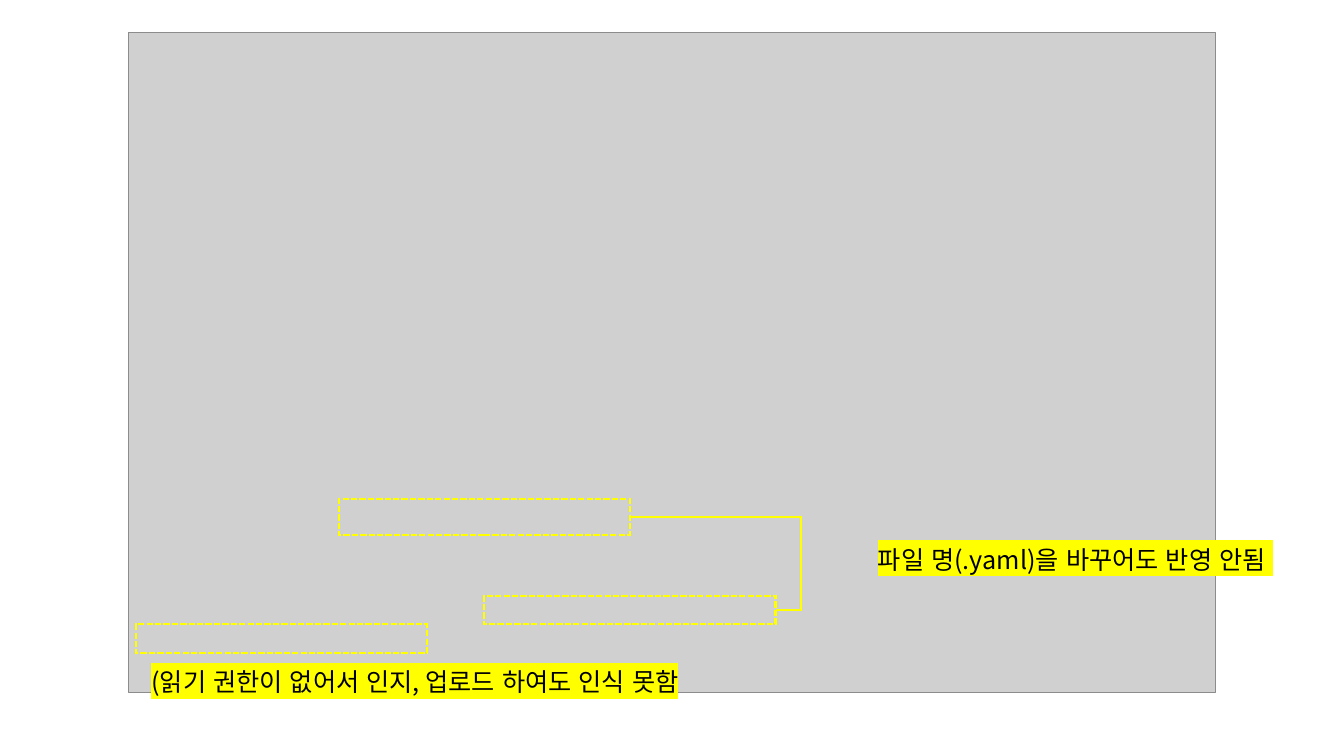
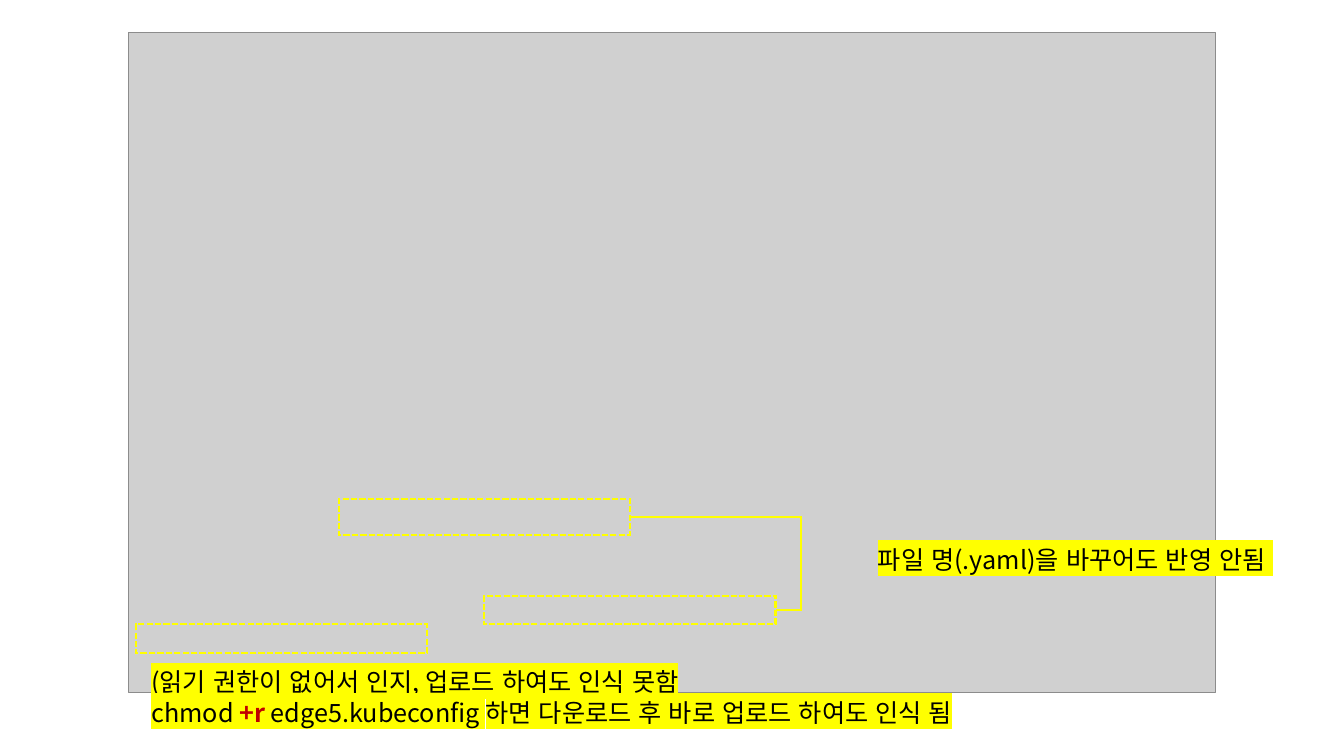
Before and after one commit to bigdata-car/kadap-manual, a slide deck: slide 1 of assets/06-dataspace/image.pptx. Drawn at 1344x756 pixels with LibreOffice and Linux fonts; fonts in the diff are those of the drawing; grey boxes stand for pictures. Boxes give left, top, right and bottom in pixels: in the first picture for what was removed or moved away, otherwise in the second. Text is boxed around its words. In the diff, an @@ line names an element or a change of style, - is before the commit and + after.

```diff
--- a/assets/06-dataspace/image.pptx
+++ b/assets/06-dataspace/image.pptx
@@ text at box(151, 701, 952, 728): paragraph added @@
+chmod +r edge5.kubeconfig 하면 다운로드 후 바로 업로드 하여도 인식 됨
```
Also in this commit, not shown: 1 other slide changed, 3 slides added, 1 slide removed.
